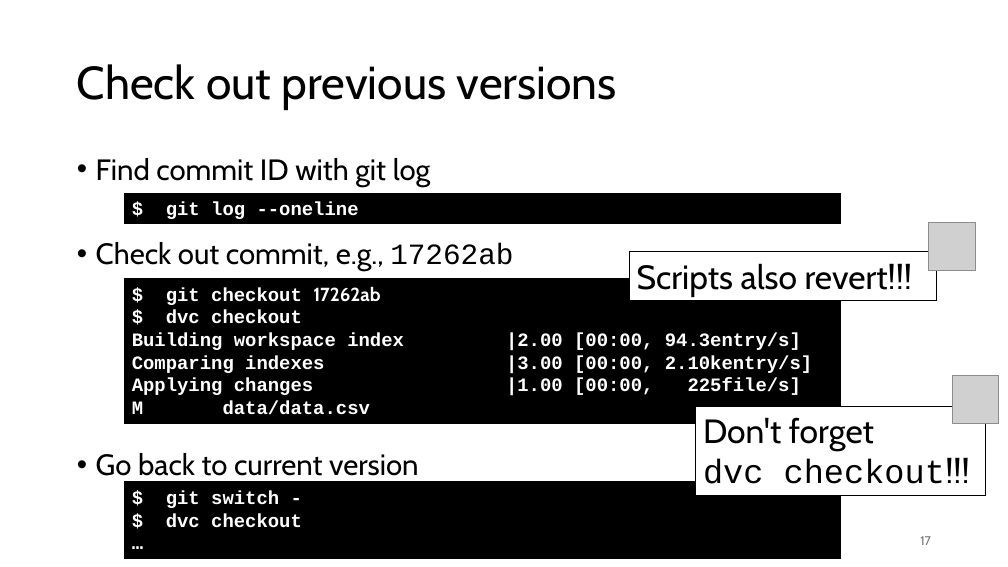
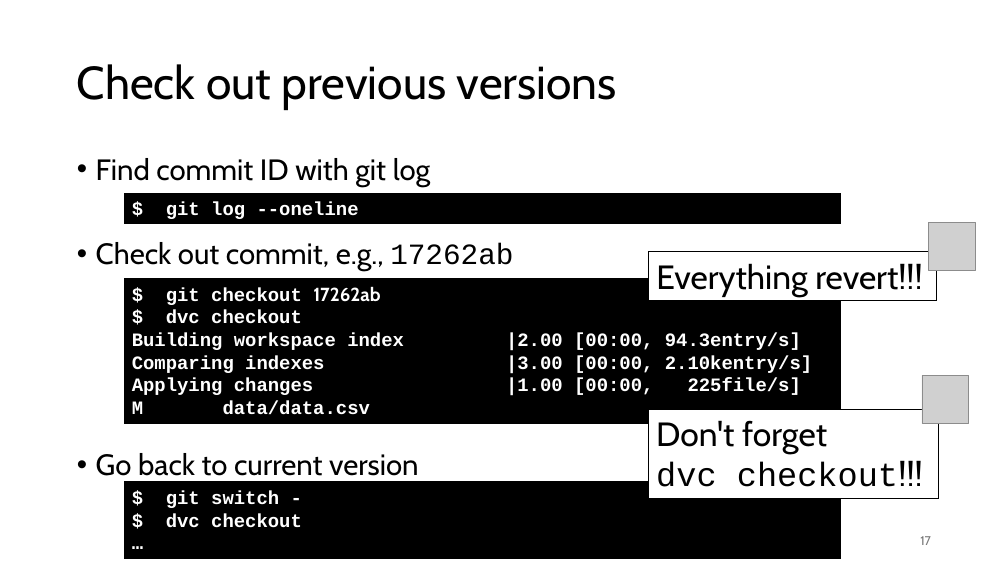
Before and after one commit to gjbex/MLOps-on-HPC, a slide deck: slide 17 of mlops_on_hpc.pptx. Drawn at 1008x567 pixels with LibreOffice and Linux fonts; fonts in the diff are those of the drawing; grey boxes stand for pictures. Boxes give left, top, right and bottom in pixels: in the first picture for what was removed or moved away, otherwise in the second. Text is boxed around its words. In the diff, an @@ line names an element or a change of style, - is before the commit and + after.

Commit message:
Improve formatting

```diff
--- a/mlops_on_hpc.pptx
+++ b/mlops_on_hpc.pptx
@@ rectangle "Everything revert!!!": place and size @@
-rectangle "Everything revert!!!" at box(629, 252, 937, 300)
+rectangle "Everything revert!!!" at box(649, 252, 937, 300)
@@ text in rectangle at box(656, 263, 922, 297): text changed @@
-Scripts also revert!!!
+Everything revert!!!
@@ picture: place and size @@
-picture at box(952, 376, 999, 424)
+picture at box(923, 376, 969, 424)
@@ rectangle "Don't forget dvc checkout!!!": place and size @@
-rectangle "Don't forget dvc checkout!!!" at box(696, 406, 986, 495)
+rectangle "Don't forget dvc checkout!!!" at box(649, 409, 938, 498)
```
